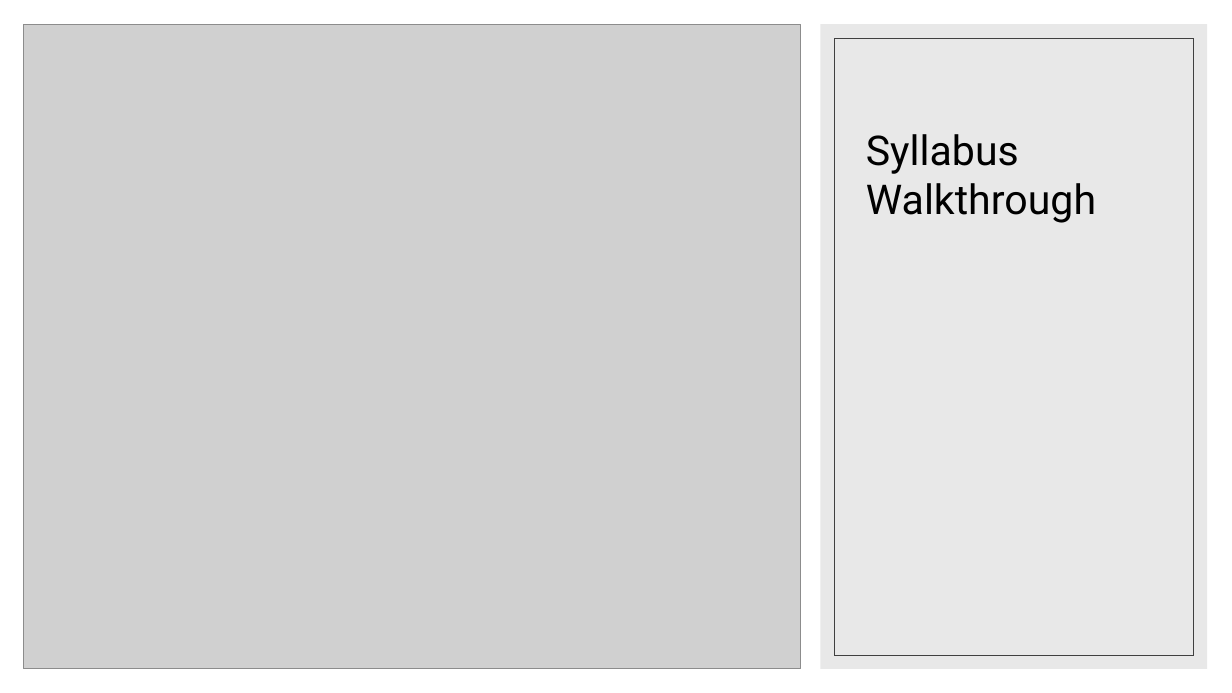
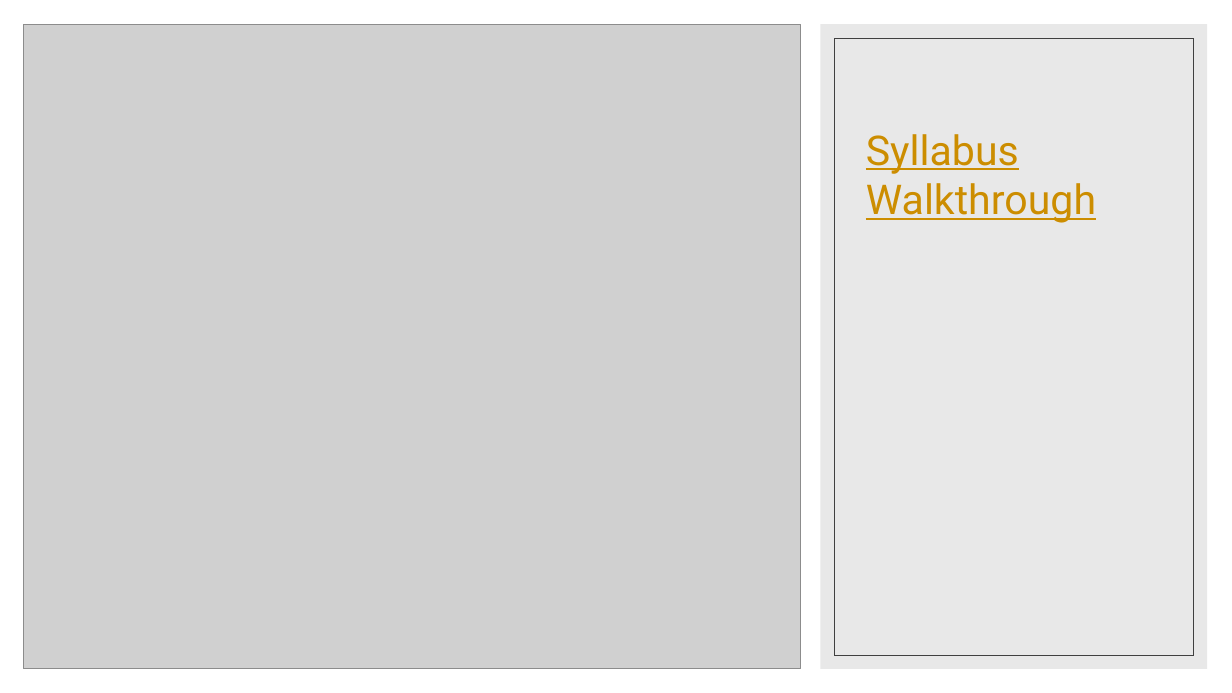
Before and after one commit to lacombe129/SDS290, a slide deck: slide 10 of docs/lectures/welcome.pptx. Drawn at 1232x693 pixels with LibreOffice and Linux fonts; fonts in the diff are those of the drawing; grey boxes stand for pictures. Boxes give left, top, right and bottom in pixels: in the first picture for what was removed or moved away, otherwise in the second. Text is boxed around its words. In the diff, an @@ line names an element or a change of style, - is before the commit and + after.

```diff
--- a/docs/lectures/welcome.pptx
+++ b/docs/lectures/welcome.pptx
@@ title "Syllabus Walkthrough" at [866,134,1096,223]: text colour #000000 to #CC8D00, underline on @@
```
Also in this commit, not shown: 1 other slide changed, 3 other files.
